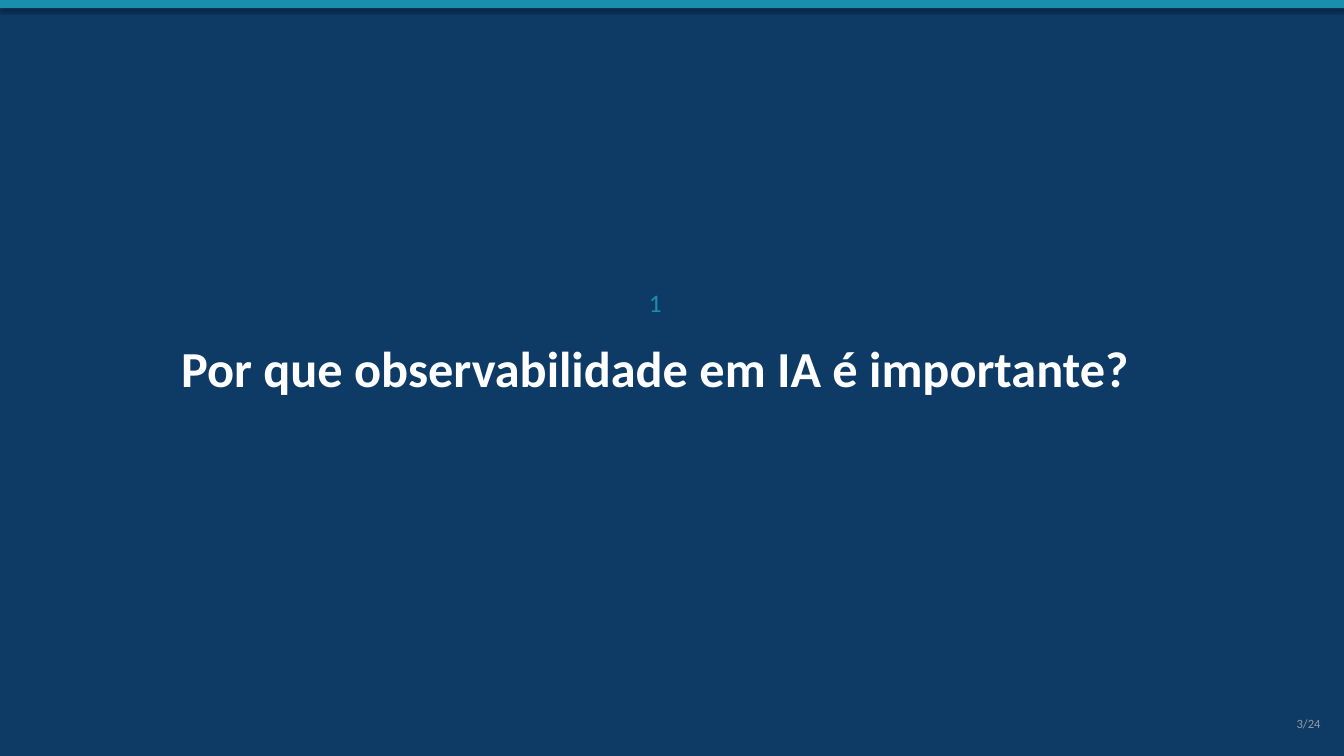
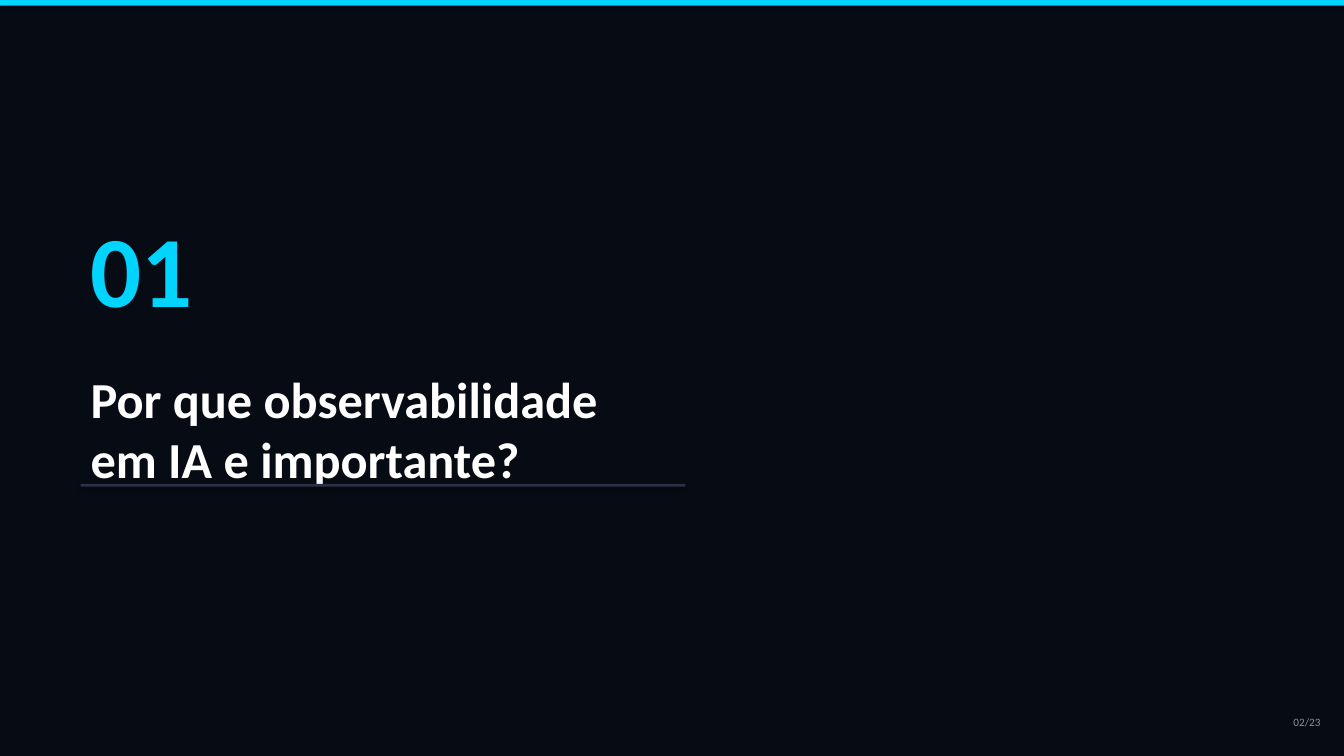
Before and after one commit to marcos2872/ia-observability, a slide deck: slide 2 of docs/workshop-observabilidade-ia.pptx (slide 3 before the commit). Drawn at 1344x756 pixels with LibreOffice and Linux fonts; fonts in the diff are those of the drawing. Boxes give left, top, right and bottom in pixels: in the first picture for what was removed or moved away, otherwise in the second. Text is boxed around its words. In the diff, an @@ line names an element or a change of style, - is before the commit and + after.

Commit message:
feat: redesign PPTX with futuristic dark theme and cover image
- Full-bleed cover image (Gemini_Generated_Image) with dark overlay
- Neon cyber palette: cyan, purple, mint, pink on deep navy bg
- Dark cards with left accent bars (glassmorphism-inspired)
- Section slides with large numbers and decorative lines
- 23 slides total (roteiro slide removed)
- All content slides: dark background, code blocks in monospace,
  tables with alternating dark rows, numbered steps
- Script refactored with helpers: _card, _section_number, _alpha (XML transparency)

```diff
--- a/docs/workshop-observabilidade-ia.pptx
+++ b/docs/workshop-observabilidade-ia.pptx
@@ background #0D3B66 to #070B14 @@
@@ rectangle at bbox=[0, 0, 1344, 6]: fill #1A8FAD to #00D4FF @@
@@ text added at bbox=[91, 241, 193, 308], 72 pt, text #00D4FF, bold @@
+01
@@ text removed at bbox=[649, 296, 662, 312] @@
-1
@@ text at bbox=[91, 382, 598, 486]: text changed @@
-Por que observabilidade em IA é importante?
+Por que observabilidade
+em IA e importante?
@@ rectangle added at bbox=[81, 484, 686, 487], fill #2A3048 @@
@@ text at bbox=[1293, 718, 1320, 726]: text changed; size 9 to 8 pt; text colour #999999 to #8B8F9E @@
-3/24
+02/23
```
Also in this commit, not shown: 20 other slides changed, 2 slides added, 3 slides removed, 1 other file.
